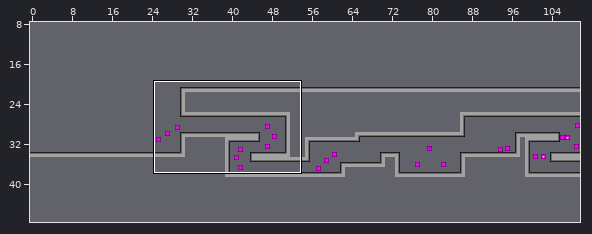
A Tiled map gets an edit: Maps/level2_01.tmx. The picture above shows the old version from afar; the outline marks the close-up.
Close-up. Before the commit:
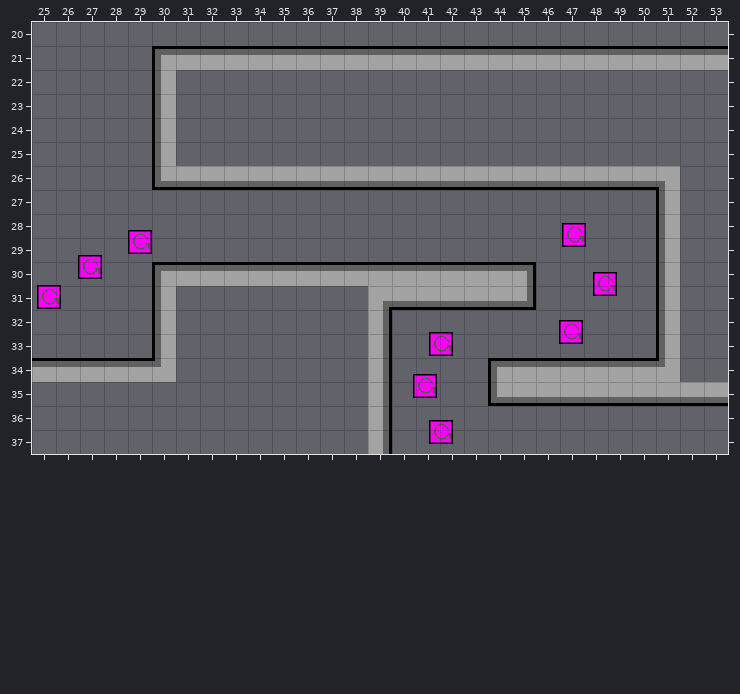
Cells are 32x32 px. Shown: x 25..53, y 20..37. The commit also changed other parts of the map, which this record leaves out.
New version:
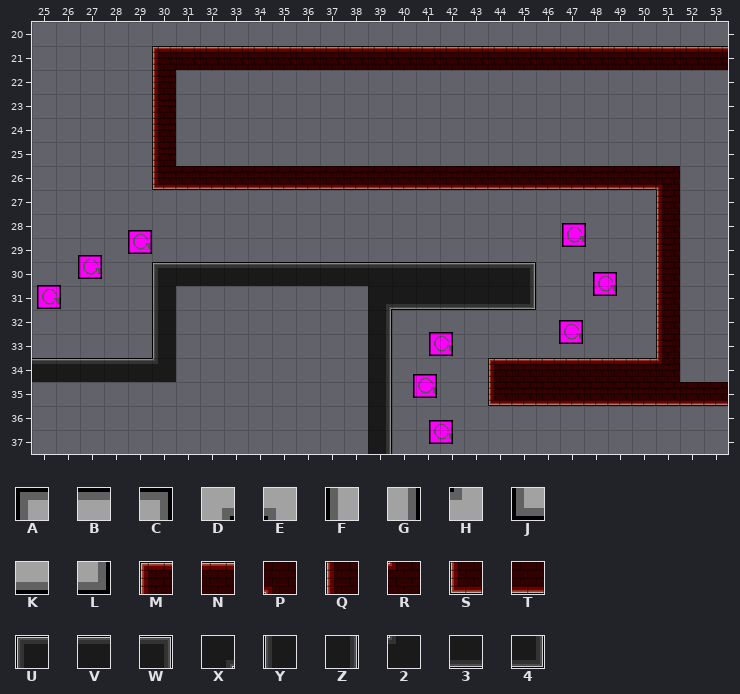
Key: from "../Recess_Race_0_2/Assets/Rece": A 0, B 1, C 2, D 3, E 4, F 8, G 10, H 12, J 16, K 17, L 18; from "TileSet-BrickOutside": M 0, N 1, P 4, Q 5, R 9, S 10, T 11; from "TileSet-Pavement": U 0, V 1, W 2, X 3, Y 5, Z 7, 2 9, 3 11, 4 12.
_ is an empty cell, . an unchanged one.
The edit:
--- layer "Tile Layer 1"
@@ x 25..53 @@
-21 .....ABBBBBBBBBBBBBBBBBBBBBBB
-22 .....F.......................
-23 .....F.......................
-24 .....F.......................
-25 .....F.......................
-26 .....JKKKKKKKKKKKKKKKKKKKKE..
-27 ..........................F..
-28 ..........................F..
-29 ..........................F..
-30 .....ABBBBBBBBBBBBBBC.....F..
-31 .....F........DKKKKKL.....F..
-32 .....F........G...........F..
-33 .....F........G...........F..
-34 BBBBBH........G....ABBBBBBH..
-35 ..............G....JKKKKKKKKK
-36 ..............G..............
-37 ..............G..............
+21 .....MNNNNNNNNNNNNNNNNNNNNNNN
+22 .....Q.......................
+23 .....Q.......................
+24 .....Q.......................
+25 .....Q.......................
+26 .....STTTTTTTTTTTTTTTTTTTTP..
+27 ..........................Q..
+28 ..........................Q..
+29 ..........................Q..
+30 .....UVVVVVVVVVVVVVVW.....Q..
+31 .....Y........X333334.....Q..
+32 .....Y........Z...........Q..
+33 .....Y........Z...........Q..
+34 VVVVV2........Z....MNNNNNNR..
+35 ..............Z....STTTTTTTTT
+36 ..............Z..............
+37 ..............Z..............
